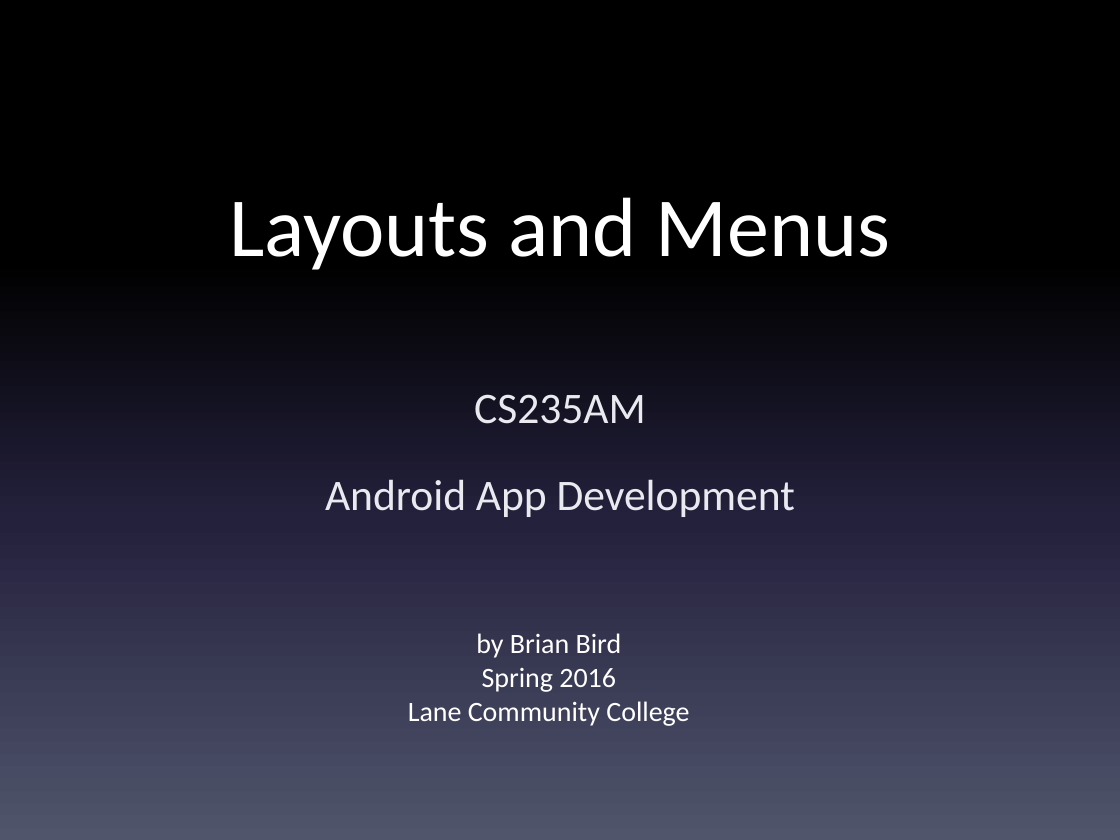
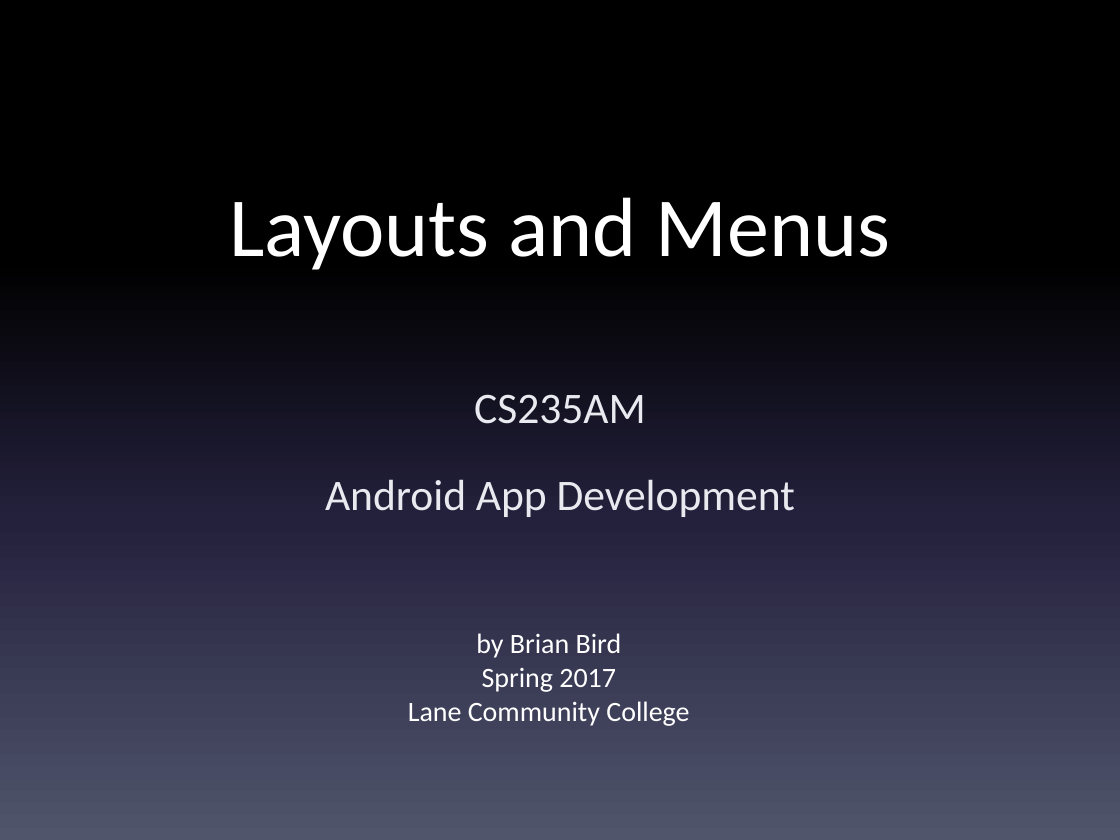
Before and after one commit to LCC-CIT/CS235AM-CourseMaterials, a slide deck: slide 1 of Notes and Slides/Wk5Day1-UI Layouts.pptx. Drawn at 1120x840 pixels with LibreOffice and Linux fonts; fonts in the diff are those of the drawing. Boxes give left, top, right and bottom in pixels: in the first picture for what was removed or moved away, otherwise in the second. Text is boxed around its words. In the diff, an @@ line names an element or a change of style, - is before the commit and + after.

```diff
--- a/Notes and Slides/Wk5Day1-UI Layouts.pptx
+++ b/Notes and Slides/Wk5Day1-UI Layouts.pptx
@@ text at box(482, 668, 616, 692): text changed @@
-Spring 2016
+Spring 2017
```
Also in this commit, not shown: 1 other slide changed, 7 slides added.
